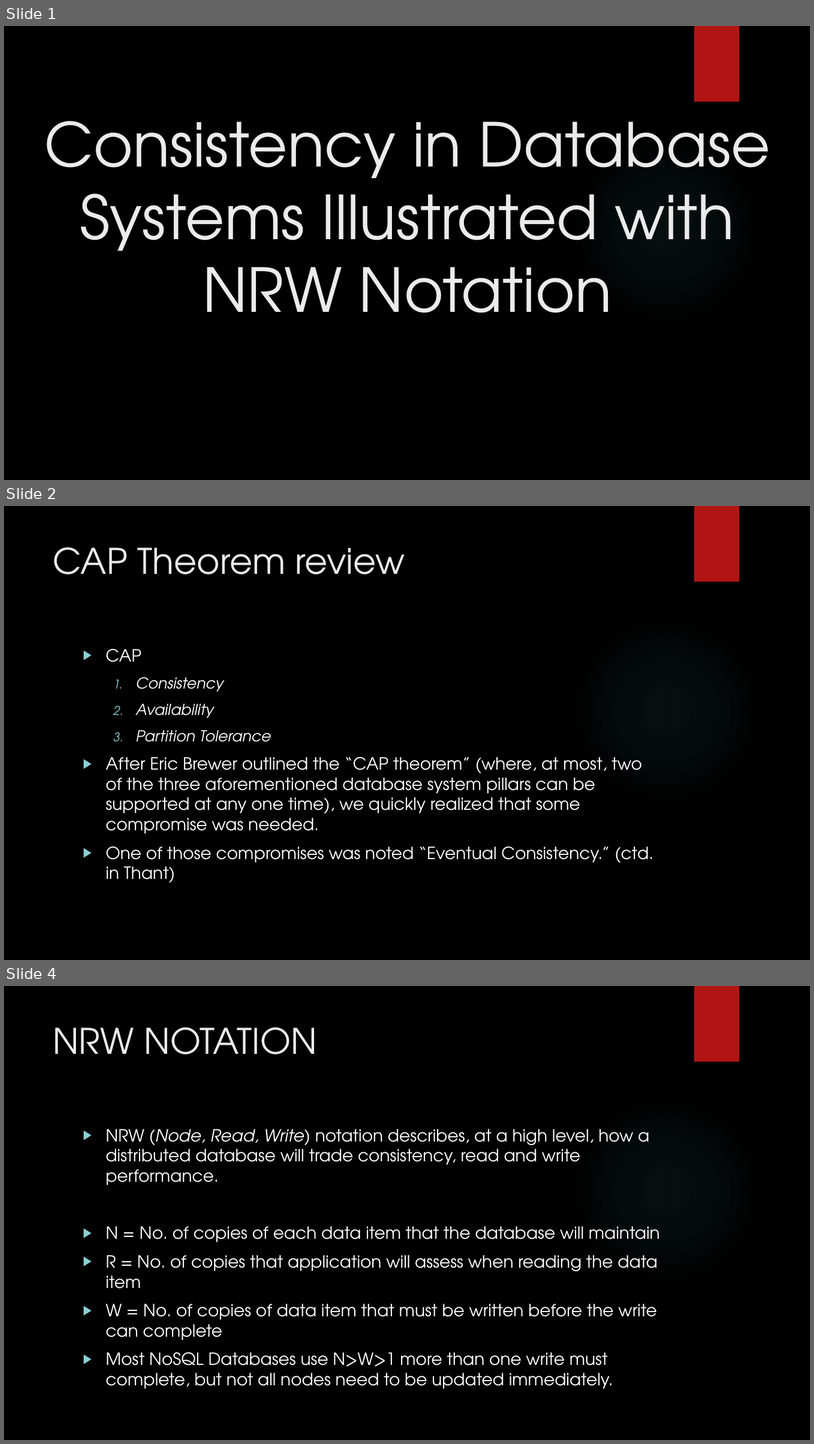
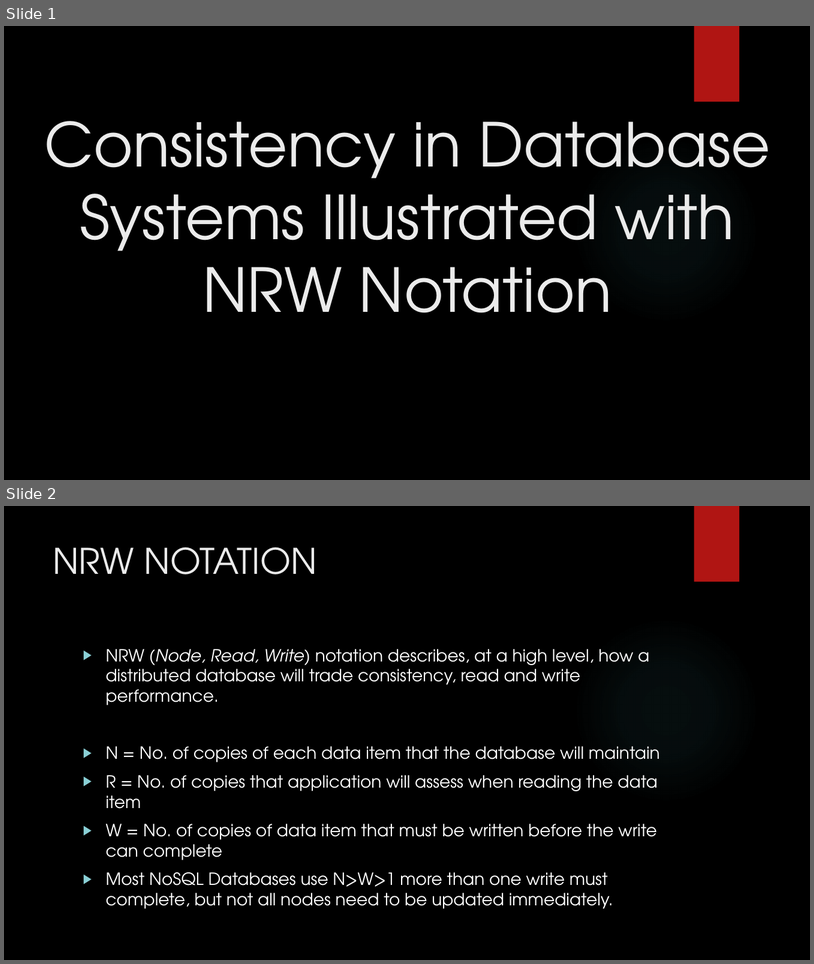
Before and after one commit to MaxWOU/cs364pptx, a slide deck: group6slidshow.pptx. Shown one above the other, each under a label of ours: slides 1, 2 and 4 before the commit, slides 1 and 2 after it; the slides between them are not shown. The pictures are 814x1444 and 814x964 pixels, drawn with LibreOffice and Linux fonts; fonts in the diff are those of the drawing; background and template pictures are left out. Boxes give left, top, right and bottom in pixels: in the first picture for what was removed or moved away, otherwise in the second. Text is boxed around its words. In the diff, an @@ line names an element or a change of style, - is before the commit and + after.

```diff
--- a/group6slidshow.pptx
+++ b/group6slidshow.pptx
@@ slide 2 removed at (x1=4, y1=506, x2=810, y2=960), background picture (left out); not listed: 2 template elements that a slide beside it also shows @@
@@ title removed at (x1=53, y1=547, x2=405, y2=574) @@
-CAP Theorem review
@@ text removed at (x1=106, y1=649, x2=654, y2=882) @@
-▶ CAP
-  1. Consistency
-  2. Availability
-  3. Partition Tolerance
-▶ After Eric Brewer outlined the “CAP theorem” (where, at most, two of the three aforementioned database system pillars can be supported at any one time), we quickly realized that some compromise was needed.
-▶ One of those compromises was noted “Eventual Consistency.” (ctd. in Thant)
@@ what was slide 4 is now slide 2 @@
```
Also in this commit, not shown: 1 slide changed, 6 other slides removed.
